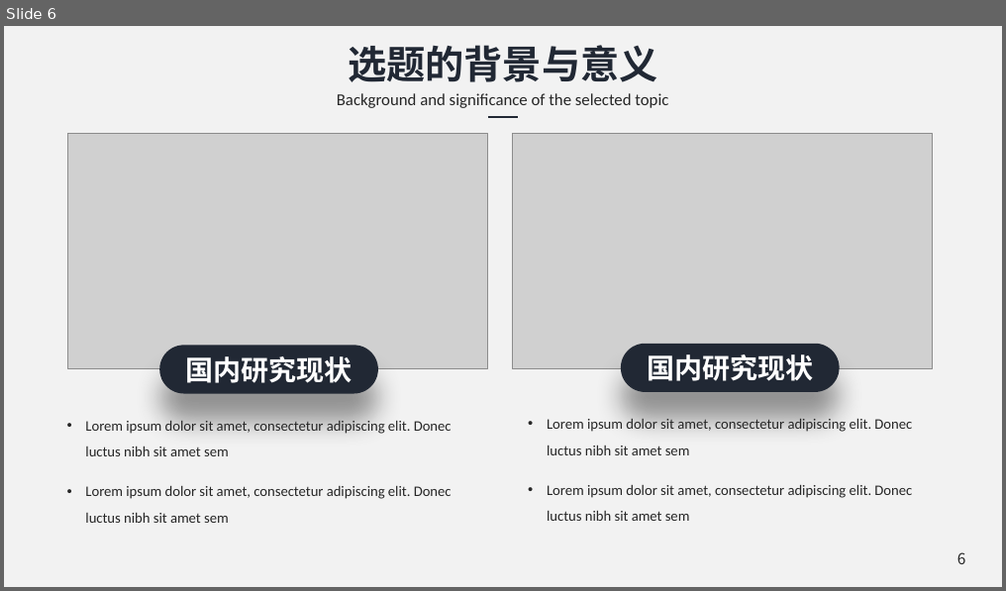
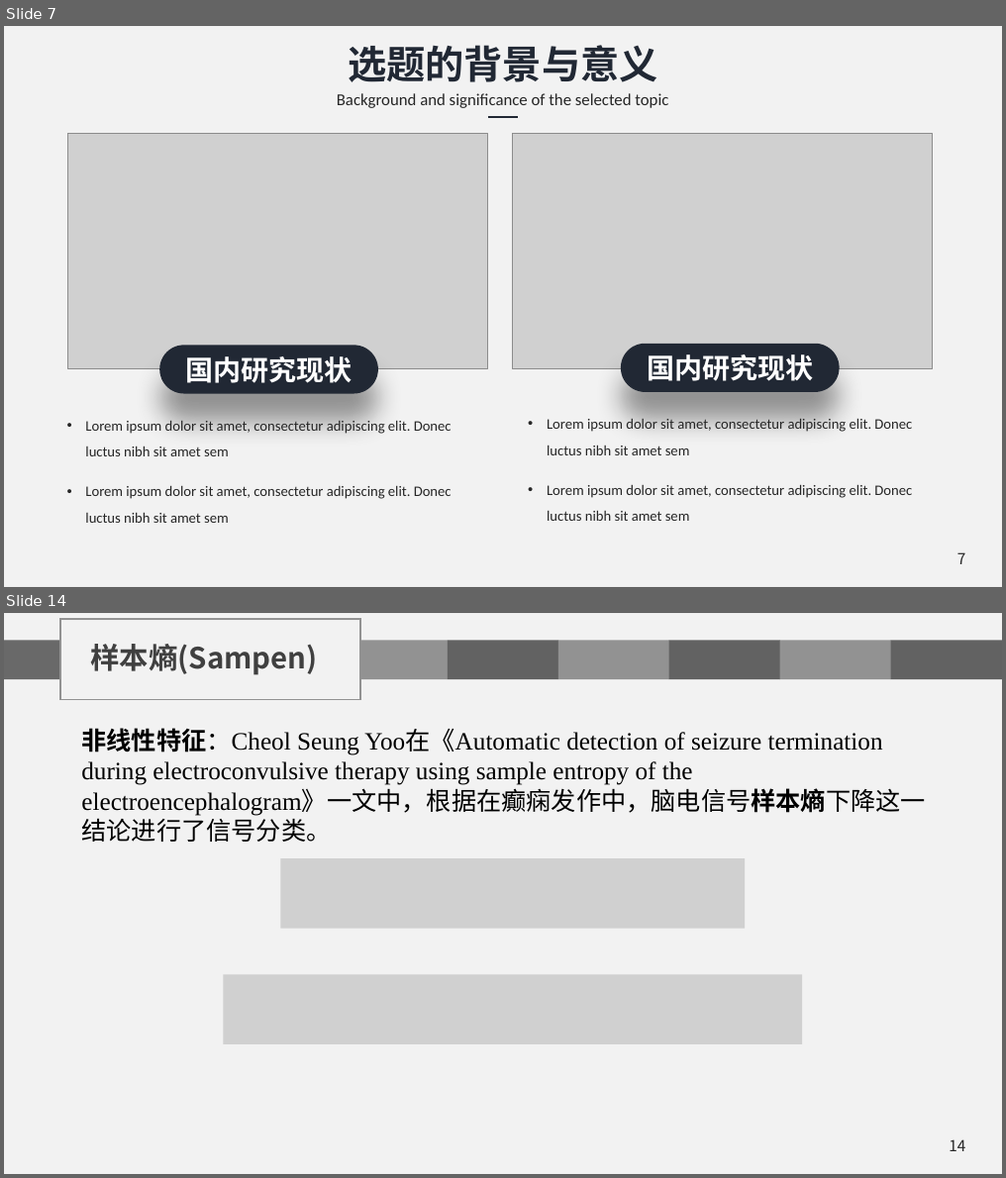
Before and after one commit to chenshuaihua/Graduate, a slide deck: 毕设文件/陈帅华-2016014016-自实1601-中期答辩.pptx. Shown one above the other, each under a label of ours: slide 6 before the commit, slides 7 and 14 after it; the slides between them are not shown. The pictures are 1006x591 and 1006x1178 pixels, drawn with LibreOffice and Linux fonts; fonts in the diff are those of the drawing; grey boxes stand for pictures; background and template pictures are left out. Boxes give left, top, right and bottom in pixels: in the first picture for what was removed or moved away, otherwise in the second. Text is boxed around its words. In the diff, an @@ line names an element or a change of style, - is before the commit and + after.

Commit message:
更改了癫痫脑电小波系数.png的错误，完善了中期答辩ppt

```diff
--- a/毕设文件/陈帅华-2016014016-自实1601-中期答辩.pptx
+++ b/毕设文件/陈帅华-2016014016-自实1601-中期答辩.pptx
@@ slide 14 added at (4,613,1002,1174), background #F2F2F2 @@
@@ rectangle added at (60,619,361,700), outline #929292 1 pt @@
@@ group added at (4,640,1002,679): 7 rectangles @@
@@ text added at (90,644,317,675), 21 pt, text #404040, bold @@
+样本熵(Sampen)
@@ text added at (81,728,925,842), 18 pt, text #000000 @@
+非线性特征：Cheol Seung Yoo在《Automatic detection of seizure termination during electroconvulsive therapy using sample entropy of the electroencephalogram》一文中，根据在癫痫发作中，脑电信号样本熵下降这一结论进行了信号分类。
@@ picture added at (280,859,745,929) @@
@@ picture added at (224,974,802,1044) @@
@@ page number added at (948,1140,965,1152), 11 pt, text #262626 @@
+14
@@ what was slide 6 is now slide 7 @@
@@ page number at (957,553,966,565): text changed @@
-6
+7
```
Also in this commit, not shown: 7 slides changed, 13 other slides added, 5 slides removed, 1 other file.
